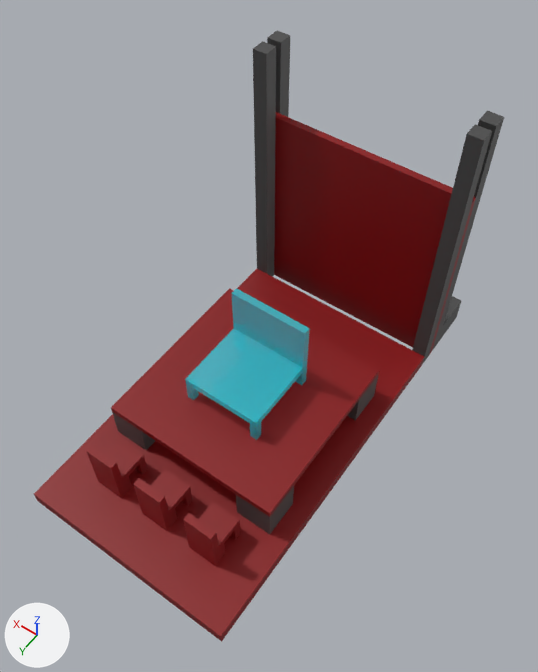
The Blender file BlenderFiles/Wall.blend: old version first, new version second.
Both versions are drawn from a 50 mm camera at (-6.8, 15.56, 17.79) aimed at (-0.36, 6.54, 3.62). Arrows for +X, +Y and +Z are at lower left; the lights stay in place.
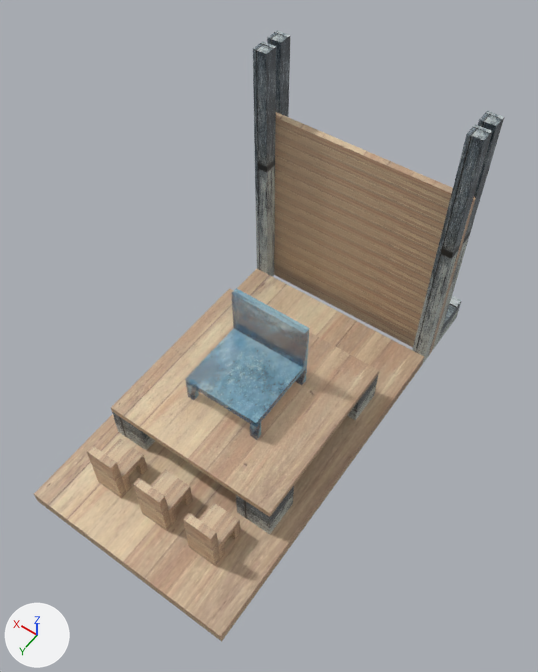
The change in detail:
Picture 'Glass.jpg' (img_glass_jpg) is new.
Picture 'Wood.jpg' (img_wood_jpg) is new.
Picture 'Stone.jpg' (img_stone_jpg) is new.
In material 'Stone' (mat_stone), base_color is no longer (0.0682, 0.0682, 0.0682), dark grey #4a4a4a.
In material 'Stone' (mat_stone), texture is now set to img_stone_jpg.
In material 'Wood' (mat_wood), base_color is no longer (0.243, 0.0, 0.00145), red #870005.
In material 'Wood' (mat_wood), texture is now set to img_wood_jpg.
In material 'Glass' (mat_glass), base_color is no longer (0.0, 0.671, 0.8), cyan #00d6e7.
In material 'Glass' (mat_glass), texture is now set to img_glass_jpg.

What differs and where, as boxes (x1, y1, x2, y2) in the pictures (538 x 672 px):
'Cube.017', surface changed (red to beige)
    both: (34, 269, 424, 642)
'Cube.022', surface changed (red to beige)
    both: (111, 288, 379, 517)
'Cube.028', surface changed (cyan to blue)
    both: (185, 328, 307, 427)
'Cube.001', surface changed (black to grey)
    both: (412, 124, 492, 363)
'Cube.002', surface changed (black to grey)
    both: (253, 41, 276, 277)
'Cube.016', surface changed (red to brown)
    both: (275, 112, 476, 217)
'Cube.027', surface changed (cyan to grey)
    both: (232, 288, 310, 368)
'Cube.015', surface changed (red to brown)
    both: (275, 133, 471, 232)
'Cube.014', surface changed (red to brown)
    both: (275, 149, 467, 248)
'Cube.013', surface changed (red to brown)
    both: (275, 164, 463, 262)
'Cube.012', surface changed (red to brown)
    both: (275, 178, 459, 274)
'Cube.011', surface changed (red to brown)
    both: (275, 192, 455, 287)
'Cube.010', surface changed (red to brown)
    both: (275, 205, 451, 299)
'Cube.009', surface changed (red to brown)
    both: (275, 218, 448, 312)
'Cube.008', surface changed (red to brown)
    both: (275, 230, 444, 323)
'Cube.005', surface changed (red to brown)
    both: (274, 242, 441, 334)
'Cube.004', surface changed (red to brown)
    both: (274, 253, 438, 344)
'Cube.003', surface changed (red to brown)
    both: (274, 264, 434, 355)
'Cube.006', surface changed
    both: (432, 111, 504, 351)
'Cube.007', surface changed
    both: (267, 31, 290, 117)
'Cube.041', surface changed (red to beige)
    both: (183, 513, 220, 566)
'Cube.034', surface changed (red to beige)
    both: (133, 478, 172, 531)
'Cube.035', surface changed (red to beige)
    both: (86, 445, 127, 499)
'Cube.021', surface changed
    both: (236, 486, 294, 534)
'Cube.042', surface changed (red to beige)
    both: (199, 502, 240, 549)
'Cube.033', surface changed (red to beige)
    both: (150, 469, 191, 514)
'Cube.036', surface changed (red to beige)
    both: (105, 439, 145, 481)
'Cube.019', surface changed (brown to grey)
    both: (112, 412, 155, 450)
'Cube.018', surface changed (black to grey)
    both: (347, 376, 378, 420)
'Cube', surface changed
    both: (439, 296, 461, 341)
'Cube.026', surface changed
    both: (250, 422, 261, 440)
'Cube.025', surface changed
    both: (186, 384, 199, 400)
'Cube.040', surface changed
    both: (136, 459, 148, 475)
'Cube.029', surface changed
    both: (181, 490, 193, 507)
'Cube.023', surface changed
    both: (295, 368, 307, 385)
'Cube.046', surface changed
    both: (230, 524, 240, 540)
'Cube.037', surface changed
    both: (123, 476, 132, 492)
'Cube.032', surface changed
    both: (170, 509, 177, 525)
'Cube.043', surface changed
    both: (219, 544, 225, 559)
